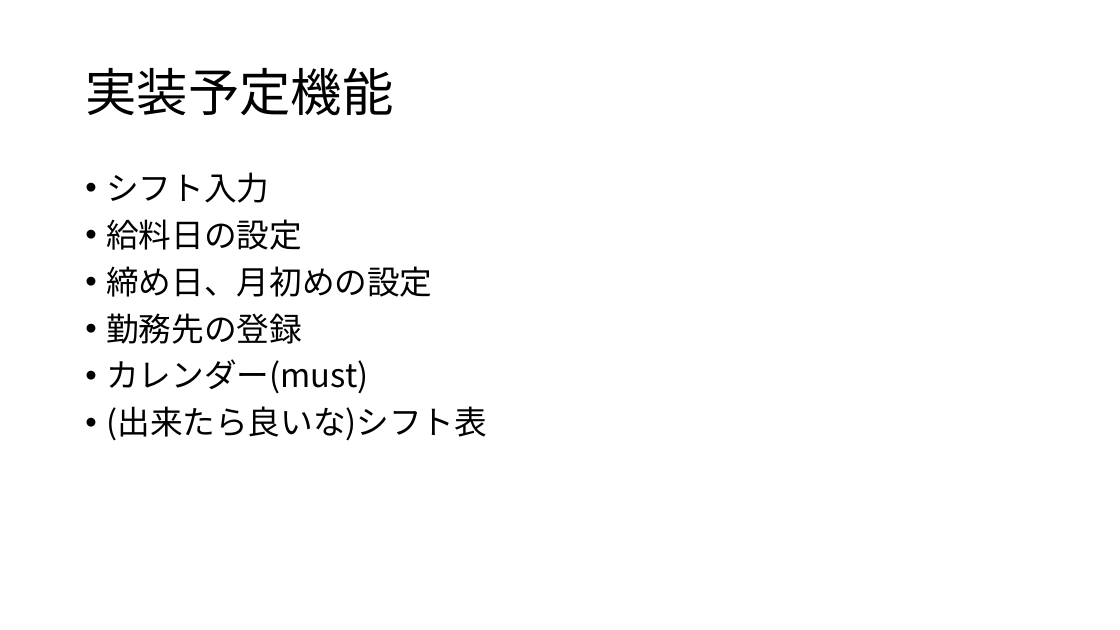
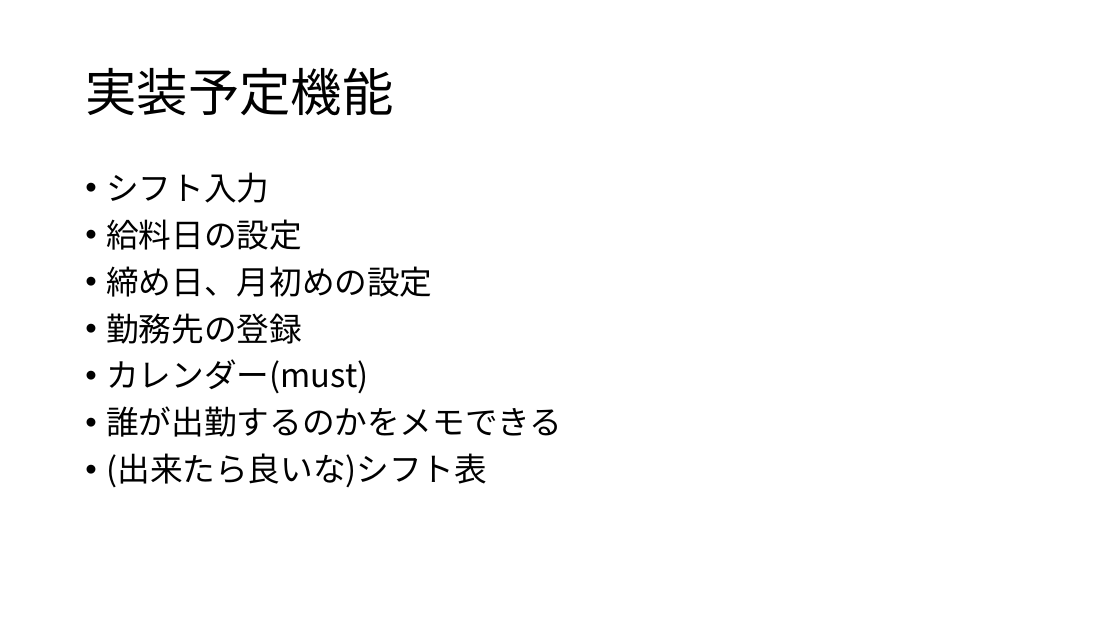
Before and after one commit to KotaWata223/flutter_application, a slide deck: slide 3 of シフマネ_渡辺晃大朗.pptx (slide 2 before the commit). Drawn at 1120x630 pixels with LibreOffice and Linux fonts; fonts in the diff are those of the drawing. Boxes give left, top, right and bottom in pixels: in the first picture for what was removed or moved away, otherwise in the second. Text is boxed around its words. In the diff, an @@ line names an element or a change of style, - is before the commit and + after.

```diff
--- a/シフマネ_渡辺晃大朗.pptx
+++ b/シフマネ_渡辺晃大朗.pptx
@@ text at (106, 406, 562, 437): paragraph added @@
+• 誰が出勤するのかをメモできる
```
Also in this commit, not shown: 1 slide added.
